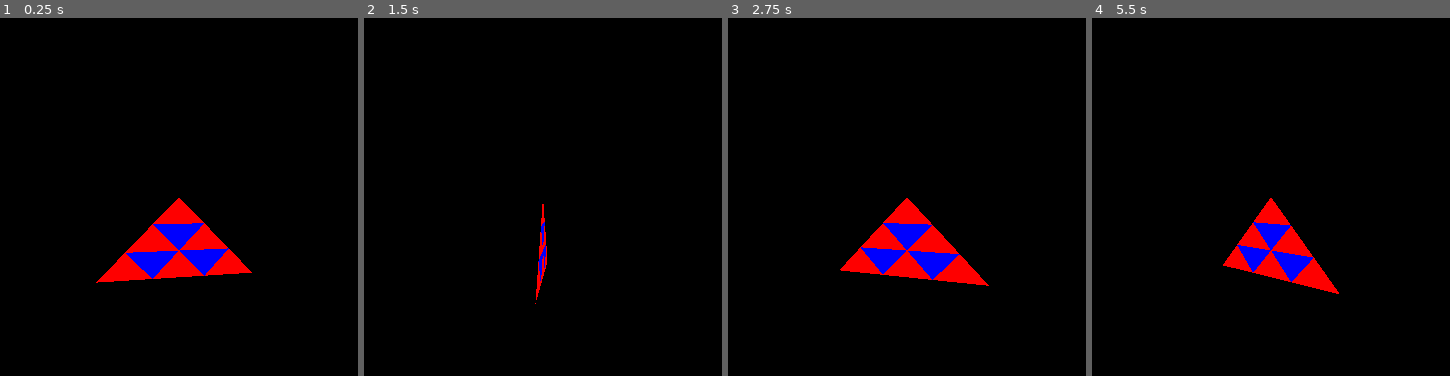
Above: before the commit, frames 1-4 (left to right).
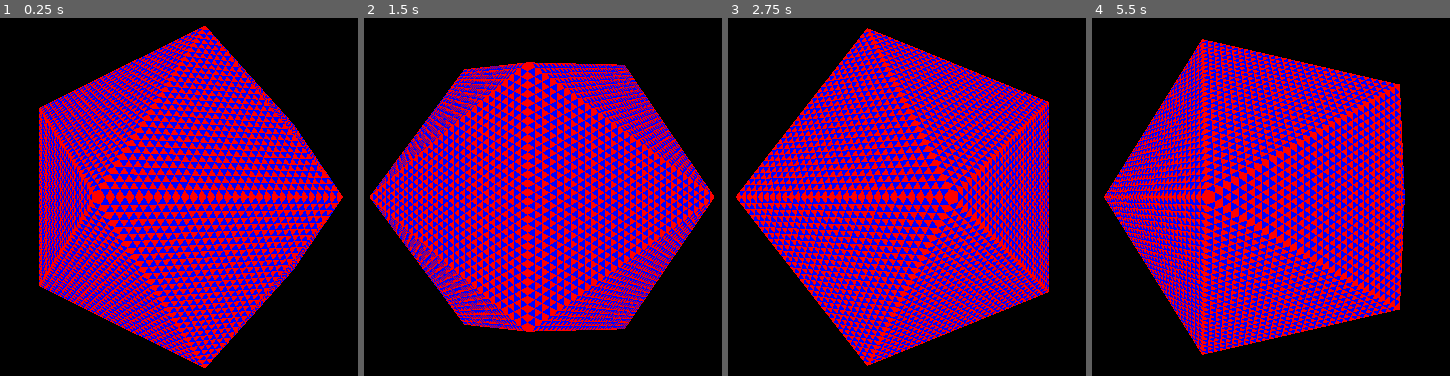
Above: after the commit, the same moments.

Repository: TomiMantyla/sphere
Game: Godot game, scene res://Cube-scene.tscn
The game is run twice, just before and just after one commit, with the same random seed, the same clock (stepped at 60 frames per second) and the same inputs.
Inputs:
- Up to frame 1 (0.25 s): no input
- Up to frame 2 (1.5 s): no input
- Up to frame 3 (2.75 s): no input
- Up to frame 4 (5.5 s): no input

The runs differ from the first frame. In frame 1, 51% of the frame differs, in the area x 10-96%, y 2-98%; in frame 2, 52%; in frame 3, 52%, in the area x 2-90%, y 2-98%; in frame 4, 52%.

Commit message:
Ikosahedri tesseloitu!

Diff:
--- a/Cube-scene.tscn
+++ b/Cube-scene.tscn
@@ -25,7 +25,6 @@
 [sub_resource type="SpatialMaterial" id=5]
 vertex_color_use_as_albedo = true
 params_specular_mode = 1
-params_cull_mode = 2
 
 [node name="Spatial" type="Spatial"]
 
@@ -55,6 +54,7 @@
 [node name="Icosahedron" type="MeshInstance" parent="."]
 material_override = SubResource( 5 )
 script = ExtResource( 4 )
+frequency = 30
 
 [node name="DirectionalLight" type="DirectionalLight" parent="."]
 transform = Transform( 1, 0, 0, 0, -0.0457466, 0.998953, 0, -0.998953, -0.0457466, 0, 5.79813, 1.55308 )
--- a/Icosahedron.gd
+++ b/Icosahedron.gd
@@ -1,6 +1,7 @@
 extends MeshInstance
 
-export var edge_length=1.0
+#export var edge_length=1.0
+export var frequency = 1
 
 const phi = (1+sqrt(5))/2
 
@@ -8,6 +9,8 @@
 var st = SurfaceTool.new()
 
 func _ready():
+
+	var tri
 
 	vertices.resize(12)
 
@@ -29,38 +32,46 @@
 	#Top --Who says which vertex is on top?
 	st.add_color(Color.blue)
 	for i in range(1,6):
-		st.add_vertex(vertices[0])
-		st.add_vertex(vertices[i%5+1])
-		st.add_vertex(vertices[i])
+		#st.add_vertex(vertices[0])
+		#st.add_vertex(vertices[i%5+1])
+		#st.add_vertex(vertices[i])
+		tri = TriTess.new(st, vertices[0], vertices[i%5+1], vertices[i], frequency)
+		st = tri.get_st()
+
 	#st.add_vertex(vertices[0])
 	#st.add_vertex(vertices[5])
 	#st.add_vertex(vertices[1])
 
 
 	#Bottom
-	for i in range(1, 6):
-		st.add_vertex(vertices[11])
-		st.add_vertex(vertices[i+5])
-		st.add_vertex(vertices[i%5+6])
+#	for i in range(1, 6):
+#		st.add_vertex(vertices[11])
+#		st.add_vertex(vertices[i+5])
+#		st.add_vertex(vertices[i%5+6])
+		tri = TriTess.new(st, vertices[11], vertices[i+5], vertices[i%5+6], frequency)
+		st = tri.get_st()
+#
+#	#Side
+#	st.add_color(Color.red)
+#	for i in range(1,6):
+#		st.add_vertex(vertices[i])
+#		st.add_vertex(vertices[i%5+1])
+#		st.add_vertex(vertices[i+5])
+		tri = TriTess.new(st, vertices[i], vertices[i%5+1], vertices[i+5], frequency)
+		st = tri.get_st()
+#
+#	st.add_color(Color.aquamarine)
+#	for i in range(1,6):
+#		st.add_vertex(vertices[i%5+1])
+#		st.add_vertex(vertices[i%5+6])
+#		st.add_vertex(vertices[i+5])
+		tri = TriTess.new(st, vertices[i%5+1], vertices[i%5+6], vertices[i+5], frequency)
+		st = tri.get_st()
 
-	#Side
-	st.add_color(Color.red)
-	for i in range(1,6):
-		st.add_vertex(vertices[i])
-		st.add_vertex(vertices[i%5+1])
-		st.add_vertex(vertices[i+5])
+	#st.generate_normals()
+	#mesh = st.commit()
 
-	st.add_color(Color.aquamarine)
-	for i in range(1,6):
-		st.add_vertex(vertices[i%5+1])
-		st.add_vertex(vertices[i%5+6])
-		st.add_vertex(vertices[i+5])
-
-	st.generate_normals()
-	mesh = st.commit()
-
-	var tri = TriTess.new(Vector3(0,1,0), Vector3(1,0,0), Vector3(-1, 0, 0))
-	mesh=tri.get_mesh()
+	mesh=st.commit()
 
 func _process(delta):
 	rotate_y(delta)
@@ -69,7 +80,7 @@
 
 	# Member variables
 	#export var side_length = 2.0
-	export(int) var freq = 3
+	var freq = 1
 
 	var top
 	var right
@@ -77,49 +88,54 @@
 
 	var tri_mesh
 	var vertices = []
-	var st = SurfaceTool.new()
+	var st
 
-	const hcoff = 0.86602540378
+	#const hcoff = 0.86602540378
 
 	func meshify():
-		st.begin(Mesh.PRIMITIVE_TRIANGLES)
+		#st.begin(Mesh.PRIMITIVE_TRIANGLES)
 		#Ensimmäinen kolmio
 		st.add_color(Color.red)
+		st.add_normal(vertices[0][0])
 		st.add_vertex(vertices[0][0])
+		st.add_normal(vertices[1][1])
 		st.add_vertex(vertices[1][1])
+		st.add_normal(vertices[1][0])
 		st.add_vertex(vertices[1][0])
 		var f = freq+1
 		for i in range(1, freq):
 			for j in range(i+1):
 				#Ensin ylöspäin osoittavat kolmiot
 				st.add_color(Color.red)
+				st.add_normal(vertices[i][j])
 				st.add_vertex(vertices[i][j])
+				st.add_normal(vertices[i+1][j+1])
 				st.add_vertex(vertices[i+1][j+1])
+				st.add_normal(vertices[i+1][j])
 				st.add_vertex(vertices[i+1][j])
 				#Sitten alaspäin osoittavat kolmiot
 			for j in range(i):
 				st.add_color(Color.blue)
+				st.add_normal(vertices[i][j])
 				st.add_vertex(vertices[i][j])
+				st.add_normal(vertices[i][j+1])
 				st.add_vertex(vertices[i][j+1])
+				st.add_normal(vertices[i+1][j+1])
 				st.add_vertex(vertices[i+1][j+1])
-		st.generate_normals()
-		tri_mesh = st.commit()
+		#st.generate_normals()
 
-	func get_mesh():
+	func get_st():
 		calculate_vertices()
-		return(tri_mesh)
+		return(st)
 
-	func _init(v0, v1, v2):
-
+	func _init(surface_tool, v0, v1, v2, frequence=1):
 		top = v0
-		right = v2
-		left = v1
+		right = v1
+		left = v2
+		freq = frequence
+		st = surface_tool
 
 	func calculate_vertices():
-
-		print("täällä ollaan!")
-		#var down = Vector3(-0.5*side_length, -1.0*hcoff*side_length, 0.0)
-		#var right = Vector3(side_length, 0.0, 0.0)
 
 		var tl = left - top
 		var r = right - left
@@ -138,7 +154,7 @@
 			#print(i)
 			for j in range(i+1):
 				#print("    "+str(j))
-				vertices[i][j]=(i*t_down + j*t_right)
+				vertices[i][j]=(top+i*t_down + j*t_right)
 		#print(vertices)
 		for i in range(f+1):
 			for j in range(i+1):
